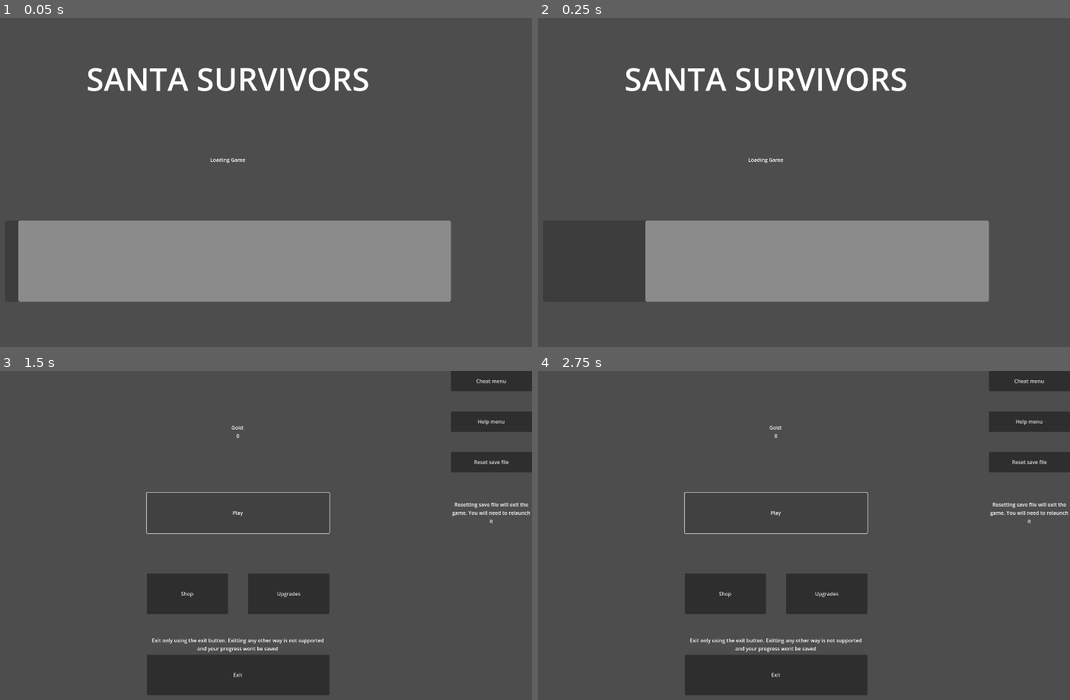
Above: before the commit, frames 1-4 (two rows, left to right).
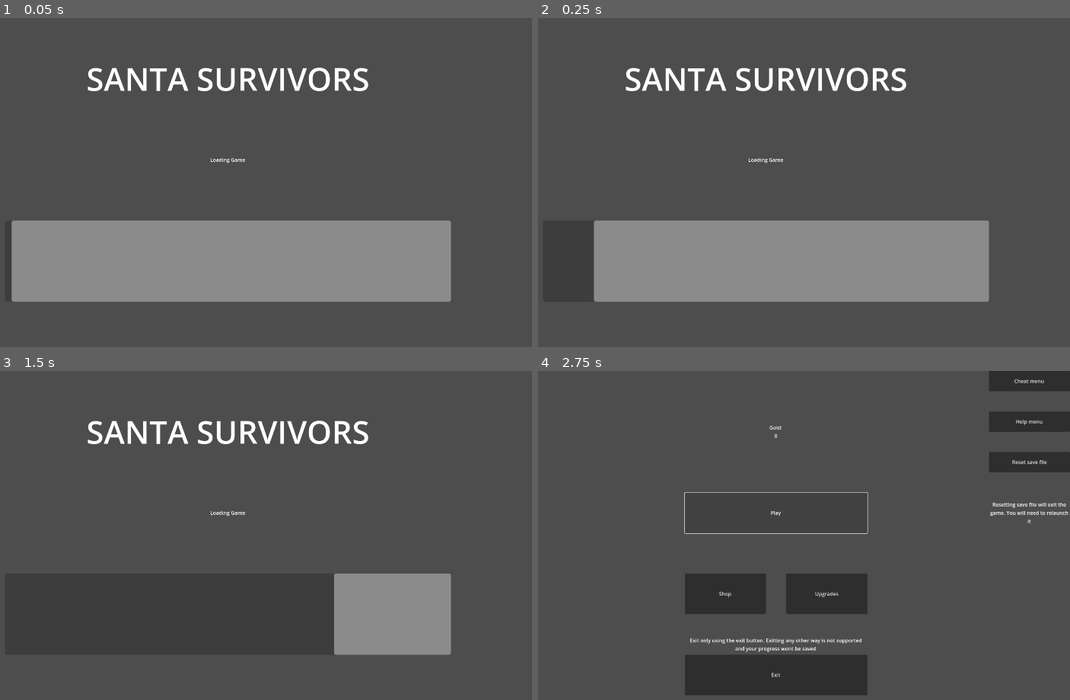
Above: after the commit, the same moments.

Repository: Mohit-Pala/Santa-Survivors
Game: Godot game, scene res://Game/Scenes/Ui/Load Game.tscn
Two runs of this game, one before a commit and one after it. Both use one fixed random seed, a clock stepped at 60 frames per second and the inputs below.
Inputs (mouse positions are in pixels of both pictures, inside the frame that each line leads up to):
- Up to frame 1 (0.05 s): no input
- Up to frame 2 (0.25 s): no input
- Up to frame 3 (1.5 s): click (239, 512) at 1.25 s, where only the run before the commit has a clickable "Play"
- Up to frame 4 (2.75 s): click (777, 512) at 2 s, where only the run before the commit has a clickable "Play"

The runs differ from the first frame. In frame 1, 0.3% of the frame differs, in the area x 2-4%, y 61-87%; in frame 2, 2.4%; in frame 3, 15%, in the area x 16-100%, y 0-99%; in frame 4, nothing differs.
Error after the commit: Invalid call. Nonexistent function 'changeLimitBreak' in base 'Node (upgrades.gd)'. (res://Game/Scripts/Ui/Load)

Commit message:
load functionality for gold and upgrades

Diff:
--- a/Game/Scripts/Ui/Load Game.gd
+++ b/Game/Scripts/Ui/Load Game.gd
@@ -1,20 +1,111 @@
 extends Control
 
+var upgradeCount
 var timeRemain
-const saveCountdown = 1
+const saveCountdown = 2
 
 # Called when the node enters the scene tree for the first time.
 func _ready():
+	upgradeCount = 0
 	loadGame()
 	$"Load Bar".max_value = saveCountdown
 	$"Load Timer".start(saveCountdown)
 
-func _physics_process(delta):
+func _physics_process(_delta):
 	$"Load Bar".set_value($"Load Timer".get_time_left())
-	pass
 
 func loadGame():
-	pass
+	var config = ConfigFile.new()
+	var err = config.load("user://santa-survivor.cfg")
+
+	if err != OK:
+		# gold
+		Gold.changeGold(0)
+
+		# upgrades meta
+		Upgrades.changeUpgrades(0)
+		Upgrades.changeLimitBreak(false)
+
+		# upgrades
+		Upgrades.changeHealth(0)
+		Upgrades.changeRegen(0)
+		Upgrades.changeCurse(0)
+		Upgrades.changeAmount(0)
+		Upgrades.changeSpeed(0)
+		Upgrades.changeGreed(0)
+		Upgrades.changeProjectileSpeed(0)
+		Upgrades.changeProjectileTimeout(0)
+
+		# shop
+	else:
+		# gold
+		var goldLoad = config.get_value("santa", "gold")
+		if (goldLoad == null):
+			Gold.changeGold(0)
+		else:
+			Gold.changeGold(goldLoad)
+
+		# upgrades
+		var healthLoad = config.get_value("santa", "healthUpgrade")
+		if (healthLoad == null):
+			Upgrades.changeHealth(0)
+		else:
+			Upgrades.changeHealth(healthLoad)
+
+		var regenLoad = config.get_value("santa", "regenUpgrade")
+		if (regenLoad == null):
+			Upgrades.changeRegen(0)
+		else:
+			Upgrades.changeRegen(regenLoad)
+
+		var curseLoad = config.get_value("santa", "curse")
+		if (curseLoad == null):
+			Upgrades.changeCurse(0)
+		else:
+			Upgrades.changeCurse(curseLoad)
+
+		var amountLoad = config.get_value("santa", "amount")
+		if (amountLoad == null):
+			Upgrades.changeAmount(0)
+		else:
+			Upgrades.changeAmount(amountLoad)
+
+		var speedLoad = config.get_value("santa", "speed")
+		if (speedLoad == null):
+			Upgrades.changeSpeed(0)
+		else:
+			Upgrades.changeSpeed(speedLoad)
+
+		var greedLoad = config.get_value("santa", "greed")
+		if (greedLoad == null):
+			Upgrades.changeGreed(0)
+		else:
+			Upgrades.changeGreed(greedLoad)
+
+		var projSpeedLoad = config.get_value("santa", "projSpeed")
+		if (projSpeedLoad == null):
+			Upgrades.changeProjectileSpeed(0)
+		else:
+			Upgrades.changeProjectileSpeed(projSpeedLoad)
+
+		var projTimeoutLoad = config.get_value("santa", "projTimeout")
+		if (projTimeoutLoad == null):
+			Upgrades.changeProjectileTimeout(0)
+		else:
+			Upgrades.changeProjectileTimeout(projTimeoutLoad)
+
+		# meta upgrades
+		var upgradeLoad = config.get_value("santa", "upgrades")
+		if (upgradeLoad == null):
+			Upgrades.changeUpgrades(upgradeCount)
+		else:
+			Upgrades.changeUpgrades(upgradeLoad)
+
+		var limBrkLoad = config.get_value("santa", "limitBreak")
+		if (limBrkLoad == null):
+			Upgrades.changelimitBreak(false)
+		else:
+			Upgrades.changelimitBreak(limBrkLoad)
 
 func _on_load_timer_timeout():
 	get_tree().change_scene_to_file("res://Game/Scenes/Ui/Main Menu.tscn")
--- a/Game/Scripts/Ui/Save Game.gd
+++ b/Game/Scripts/Ui/Save Game.gd
@@ -18,8 +18,11 @@
 	# gold
 	config.set_value("santa", "gold", Gold.gold)
 
+	# meta upgrades
+	config.set_value("santa", "upgrades", Upgrades.upgrades)
+	config.set_value("santa", "limitBreak", Upgrades.limitBreak)
+
 	# upgrades
-	config.set_value("santa", "upgrades", Upgrades.upgrades)
 	config.set_value("santa", "healthUpgrade", Upgrades.health)
 	config.set_value("santa", "regenUpgrade", Upgrades.regen)
 	config.set_value("santa", "curse", Upgrades.curse)
@@ -28,7 +31,6 @@
 	config.set_value("santa", "greed", Upgrades.greed)
 	config.set_value("santa", "projSpeed", Upgrades.projectileSpeed)
 	config.set_value("santa", "projTimeout", Upgrades.projectileTimeout)
-	config.set_value("santa", "limitBreak", Upgrades.limitBreak)
 
 	# weapons
 	config.set_value("santa", "snowball", Shop.snowball)
